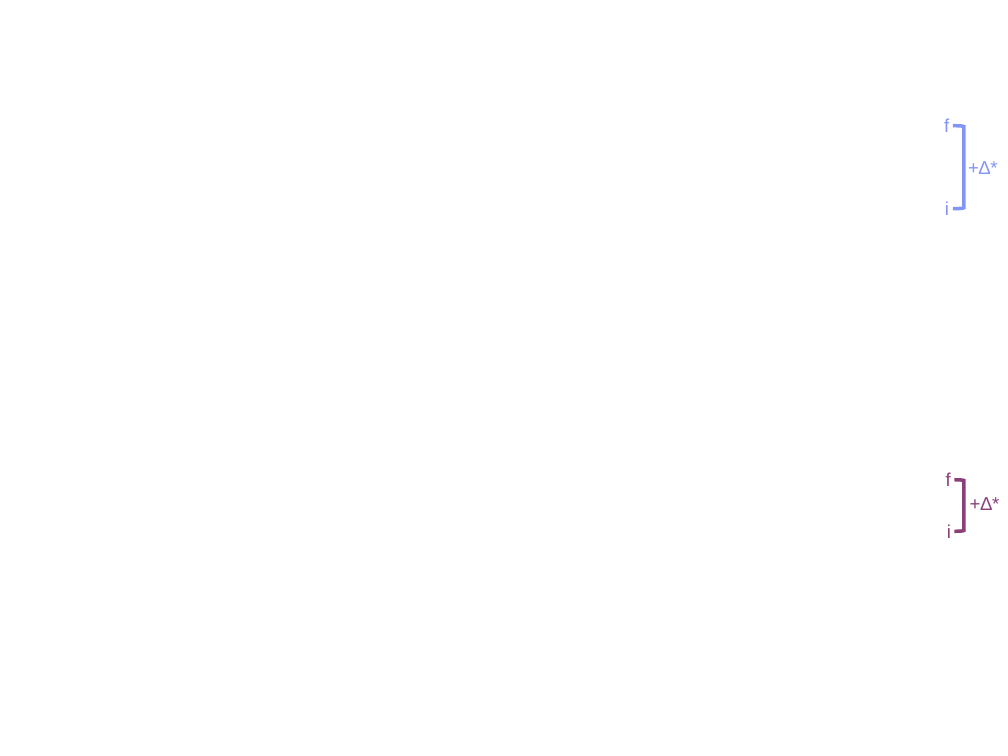
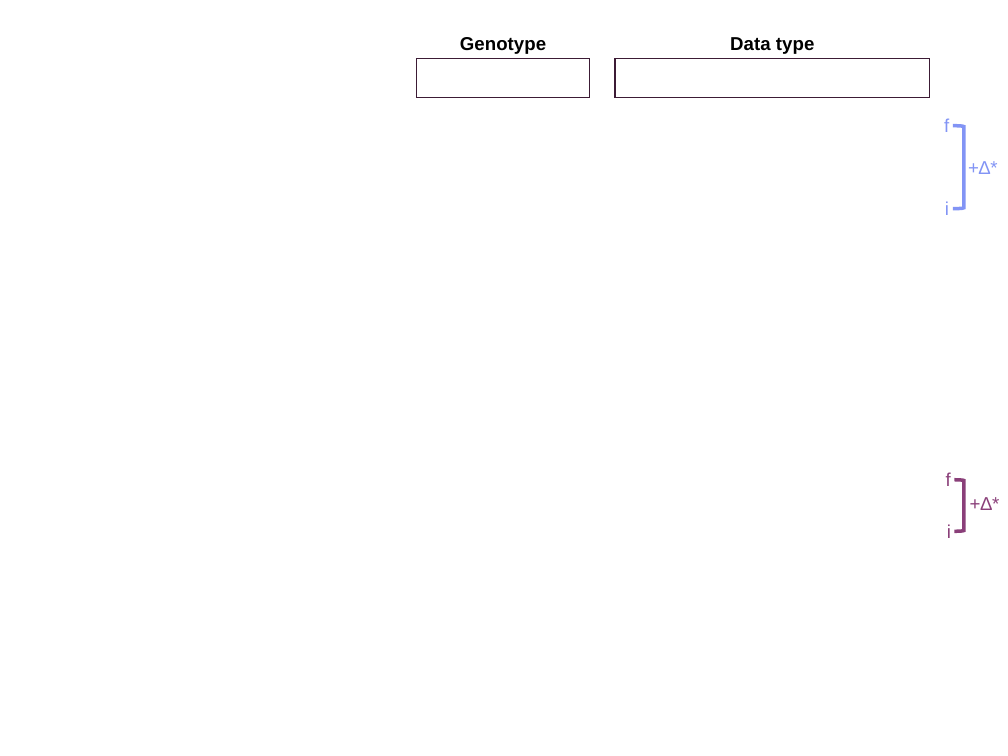
Before and after one commit to es-duan/PETRI, a slide deck: slide 1 of figures/edited/fig5_edited.pptx. Drawn at 1008x756 pixels with LibreOffice and Linux fonts; fonts in the diff are those of the drawing; background and template pictures are left out. Boxes give left, top, right and bottom in pixels: in the first picture for what was removed or moved away, otherwise in the second. Text is boxed around its words. In the diff, an @@ line names an element or a change of style, - is before the commit and + after.

```diff
--- a/figures/edited/fig5_edited.pptx
+++ b/figures/edited/fig5_edited.pptx
@@ rectangle added at (x1=417, y1=59, x2=590, y2=99), outline #3C1C35 0.5 pt @@
@@ text added at (x1=460, y1=37, x2=546, y2=54), 8 pt, text #000000, bold @@
+Genotype
@@ rectangle added at (x1=615, y1=59, x2=929, y2=99), outline #3C1C35 0.5 pt @@
@@ text added at (x1=730, y1=37, x2=814, y2=54), 8 pt, text #000000, bold @@
+Data type
```
Also in this commit, not shown: 17 other files.
